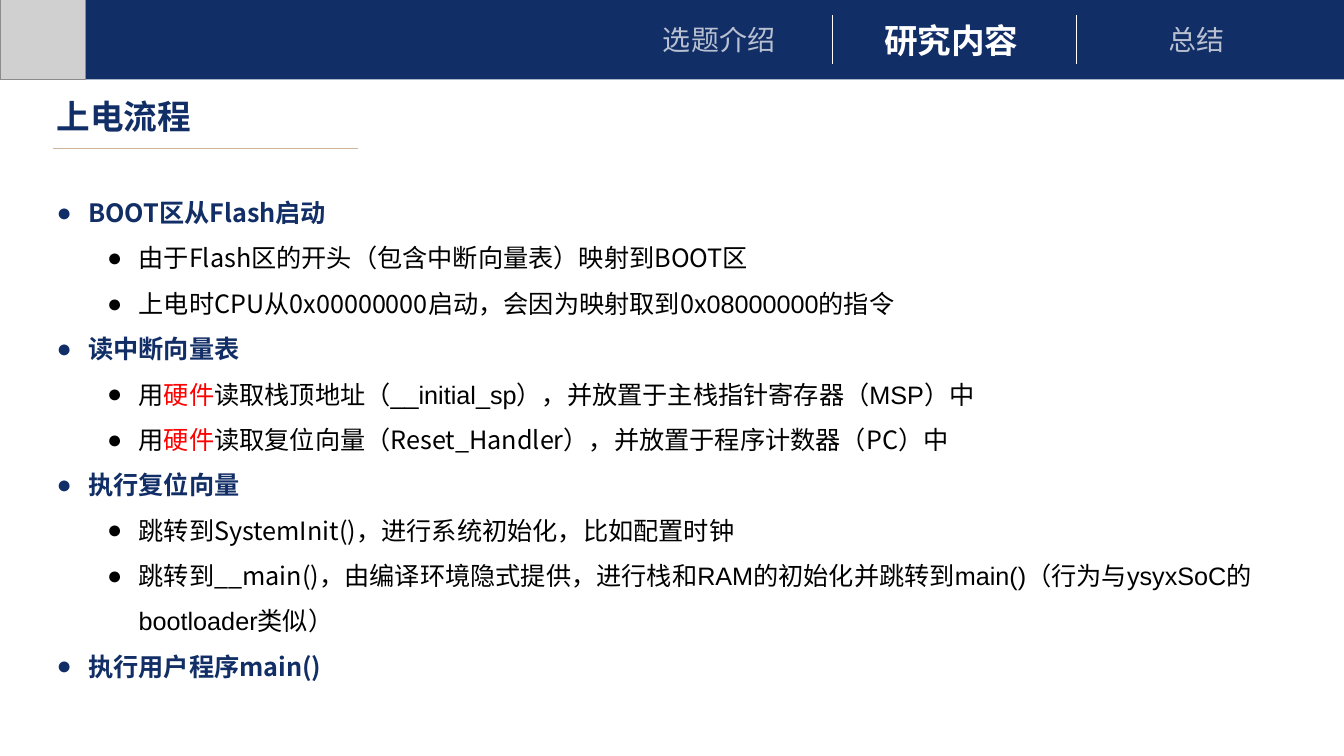
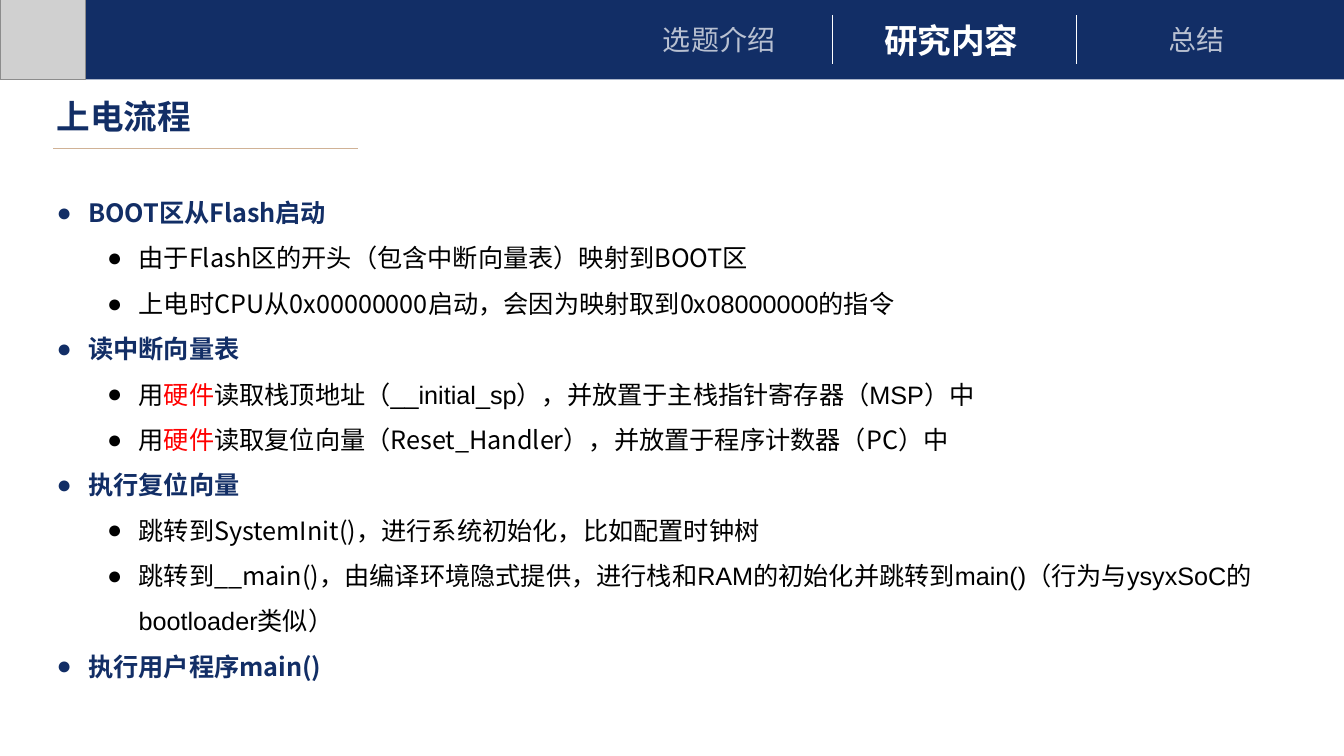
Before and after one commit to FINALxxx/UBL, a slide deck: slide 18 of UBL.pptx (slide 17 before the commit). Drawn at 1344x756 pixels with LibreOffice and Linux fonts; fonts in the diff are those of the drawing; grey boxes stand for pictures. Boxes give left, top, right and bottom in pixels: in the first picture for what was removed or moved away, otherwise in the second. Text is boxed around its words. In the diff, an @@ line names an element or a change of style, - is before the commit and + after.

```diff
--- a/UBL.pptx
+++ b/UBL.pptx
@@ text at bbox=[139, 518, 760, 546]: text changed @@
-  ● 跳转到SystemInit()，进行系统初始化，比如配置时钟
+  ● 跳转到SystemInit()，进行系统初始化，比如配置时钟树
```
Also in this commit, not shown: 13 other slides changed, 1 slide added.
